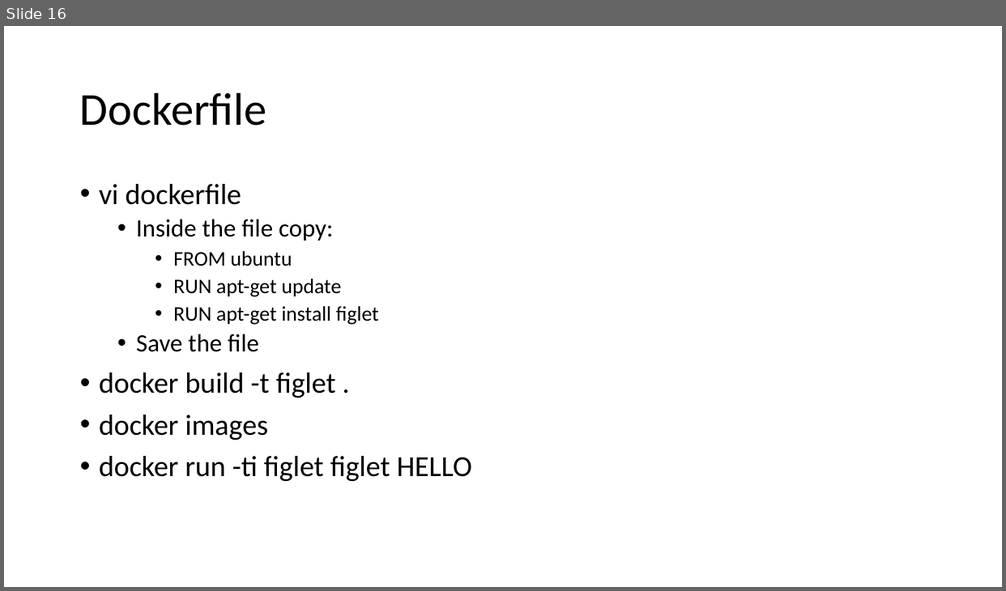
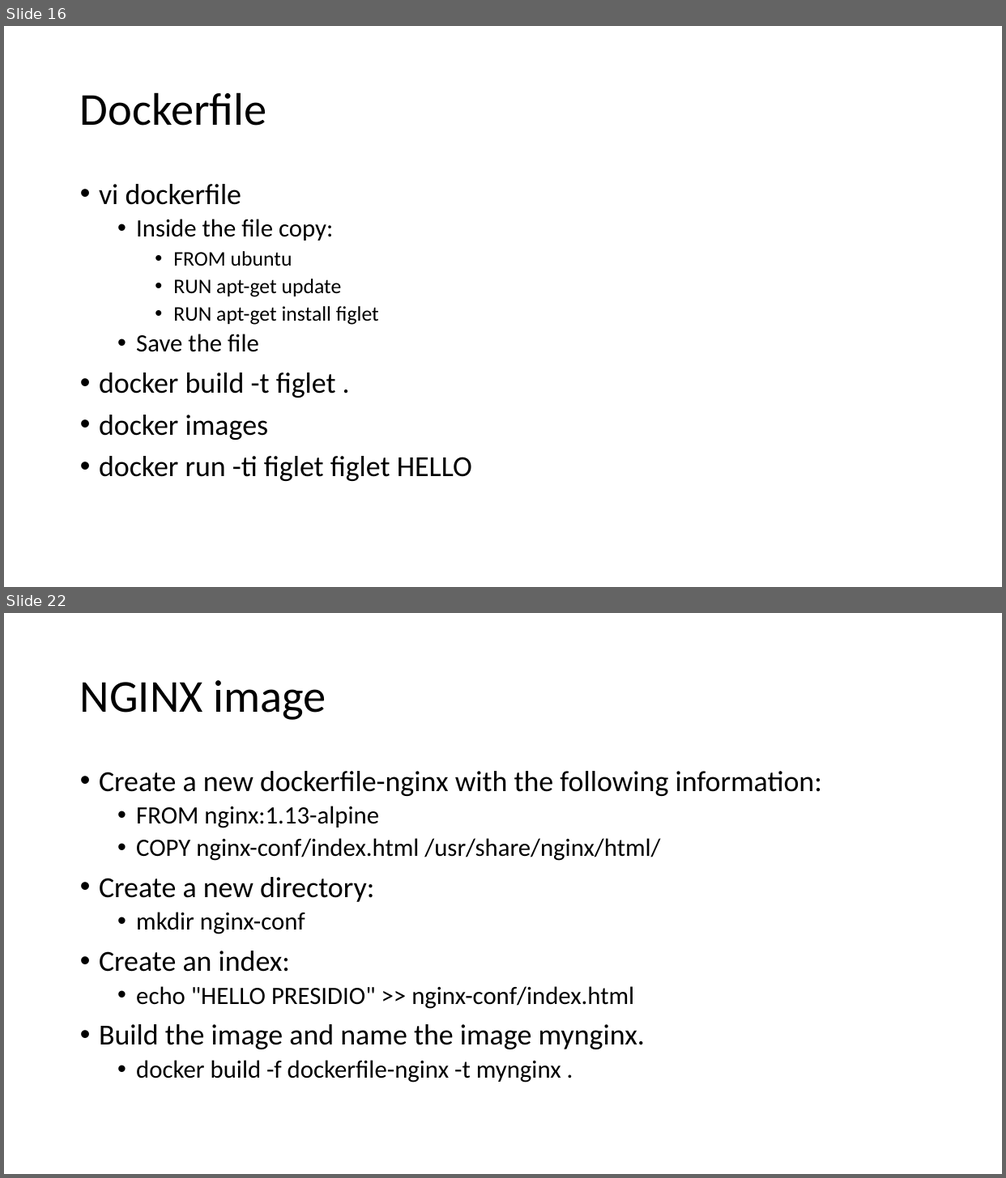
Before and after one commit to rogerscuall/docker-presentation, a slide deck: Docker presentation.pptx. Shown one above the other, each under a label of ours: slide 16 before the commit, slides 16 and 22 after it; the slides between them are not shown. The pictures are 1006x591 and 1006x1178 pixels, drawn with LibreOffice and Linux fonts; fonts in the diff are those of the drawing. Boxes give left, top, right and bottom in pixels: in the first picture for what was removed or moved away, otherwise in the second. Text is boxed around its words. In the diff, an @@ line names an element or a change of style, - is before the commit and + after.

```diff
--- a/Docker presentation.pptx
+++ b/Docker presentation.pptx
@@ slide 22 added at <box>4,613,1002,1174</box>, background #FFFFFF @@
@@ title added at <box>80,680,326,720</box>, 44 pt, text #000000 @@
+NGINX image
@@ text added at <box>99,771,822,1083</box>, 24 pt, text #000000 @@
+• Create a new dockerfile-nginx with the following information:
+  • FROM nginx:1.13-alpine
+  • COPY nginx-conf/index.html /usr/share/nginx/html/
+• Create a new directory:
+  • mkdir nginx-conf
+• Create an index:
+  • echo "HELLO PRESIDIO" >> nginx-conf/index.html
+• Build the image and name the image mynginx.
+  • docker build -f dockerfile-nginx -t mynginx .
```
Also in this commit, not shown: 8 other slides added, 6 other files.
